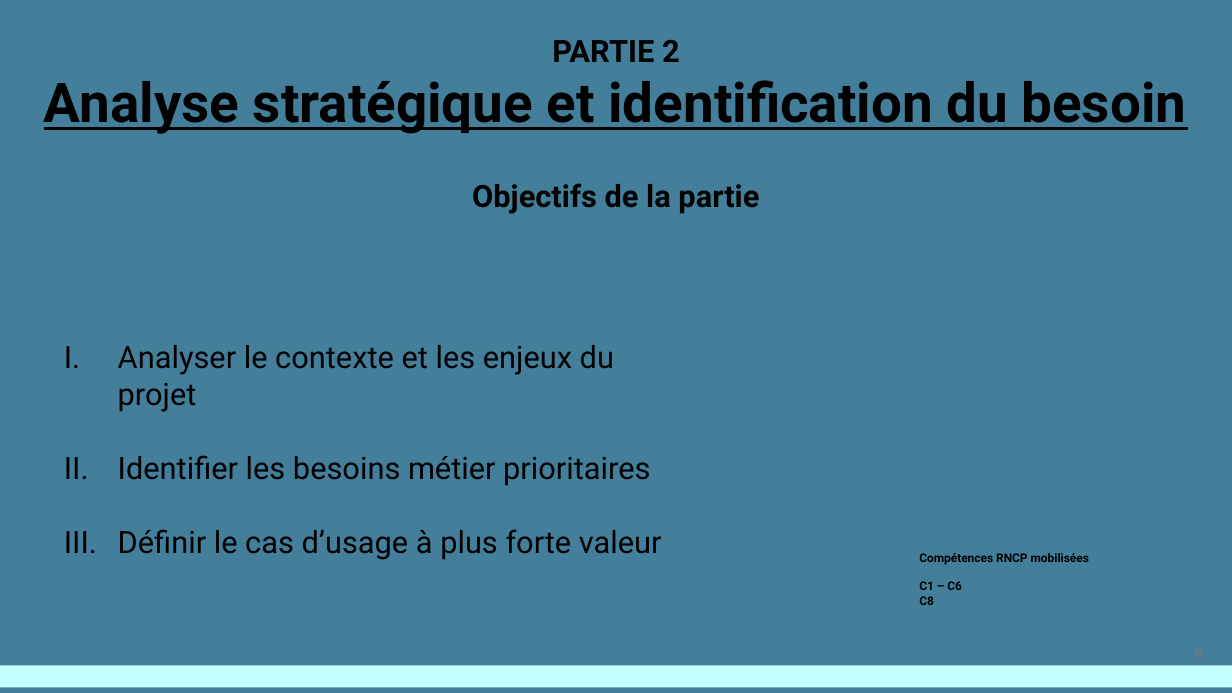
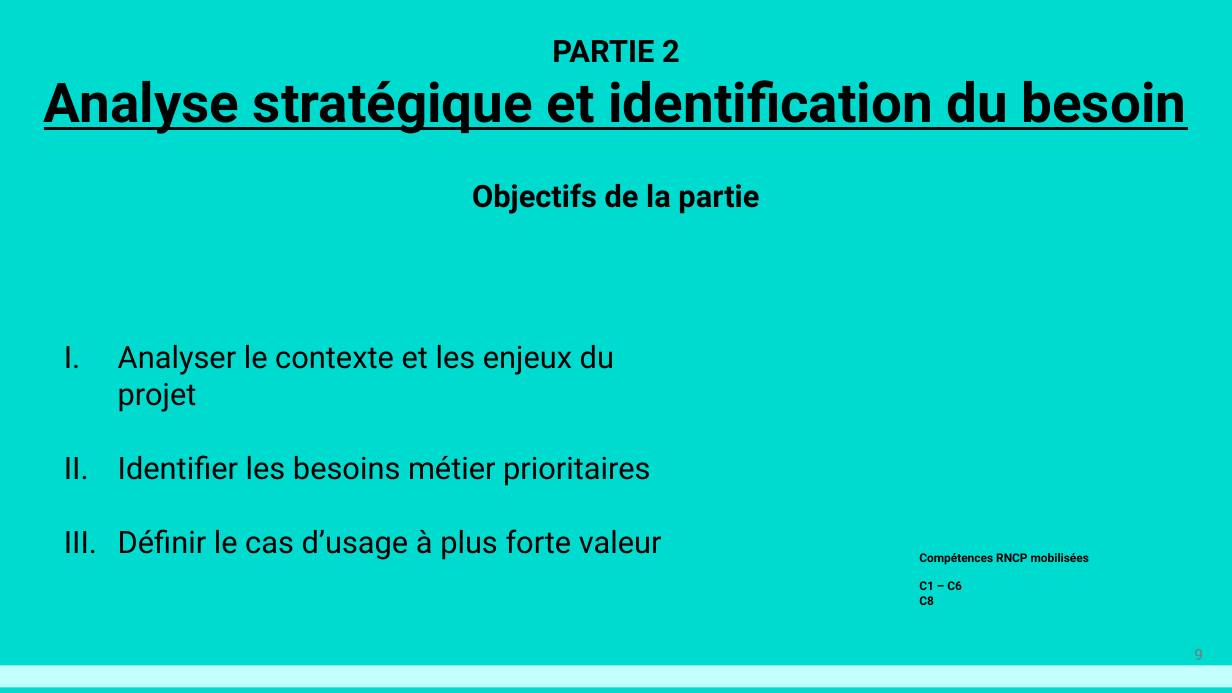
Before and after one commit to Ismael2sylla/jedha_certification_de, a slide deck: slide 9 of presentation - Project.pptx. Drawn at 1232x693 pixels with LibreOffice and Linux fonts; fonts in the diff are those of the drawing; background and template pictures are left out. Boxes give left, top, right and bottom in pixels: in the first picture for what was removed or moved away, otherwise in the second. Text is boxed around its words. In the diff, an @@ line names an element or a change of style, - is before the commit and + after.

```diff
--- a/presentation - Project.pptx
+++ b/presentation - Project.pptx
@@ background #156082 at 80% opacity to #00DBD0 @@
```
Also in this commit, not shown: 10 other slides changed, 3 other files.
